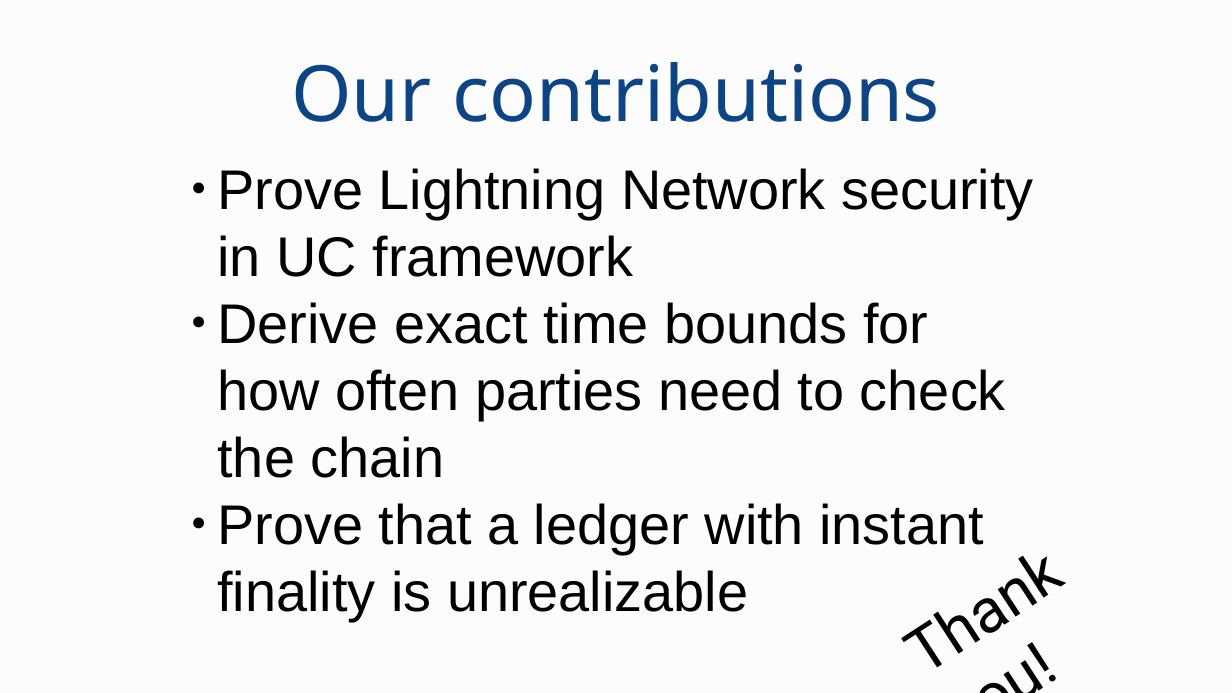
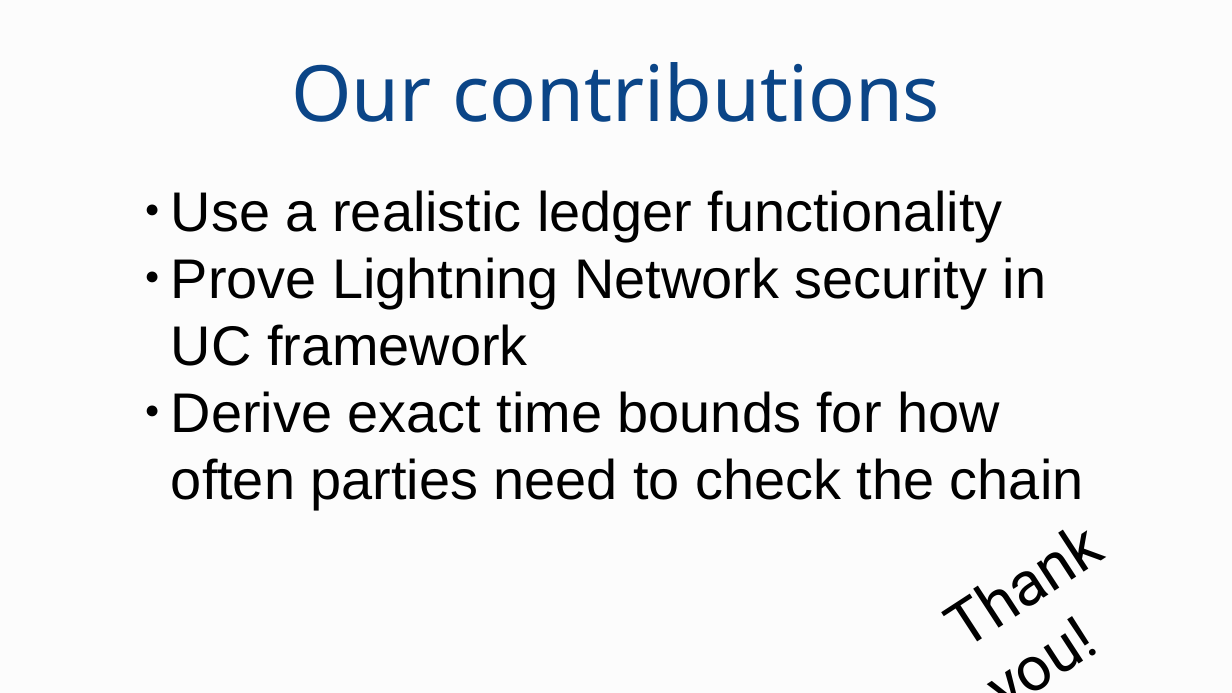
Before and after one commit to OrfeasLitos/PaymentChannels, a slide deck: slide 28 of csf-ieee/presentation.odp. Drawn at 1232x693 pixels with LibreOffice and Linux fonts; fonts in the diff are those of the drawing. Boxes give left, top, right and bottom in pixels: in the first picture for what was removed or moved away, otherwise in the second. Text is boxed around its words. In the diff, an @@ line names an element or a change of style, - is before the commit and + after.

Commit message:
Run make and update CSF slides

```diff
--- a/csf-ieee/presentation.odp
+++ b/csf-ieee/presentation.odp
@@ text "Use a realistic ledger functionality": place and size @@
-text "Use a realistic ledger functionality" at (217,168,1033,621)
+text "Use a realistic ledger functionality" at (171,190,1084,509)
@@ text at (171,190,1003,241): paragraph added @@
+● Use a realistic ledger functionality
@@ text "Thank you!": place and size @@
-text "Thank you!" at (879,468,1162,687)
+text "Thank you!" at (918,442,1201,662)
@@ text at (217,503,983,621): paragraph removed @@
-● Prove that a ledger with instant finality is unrealizable
```
Also in this commit, not shown: 2 other slides changed, 3 other files.
